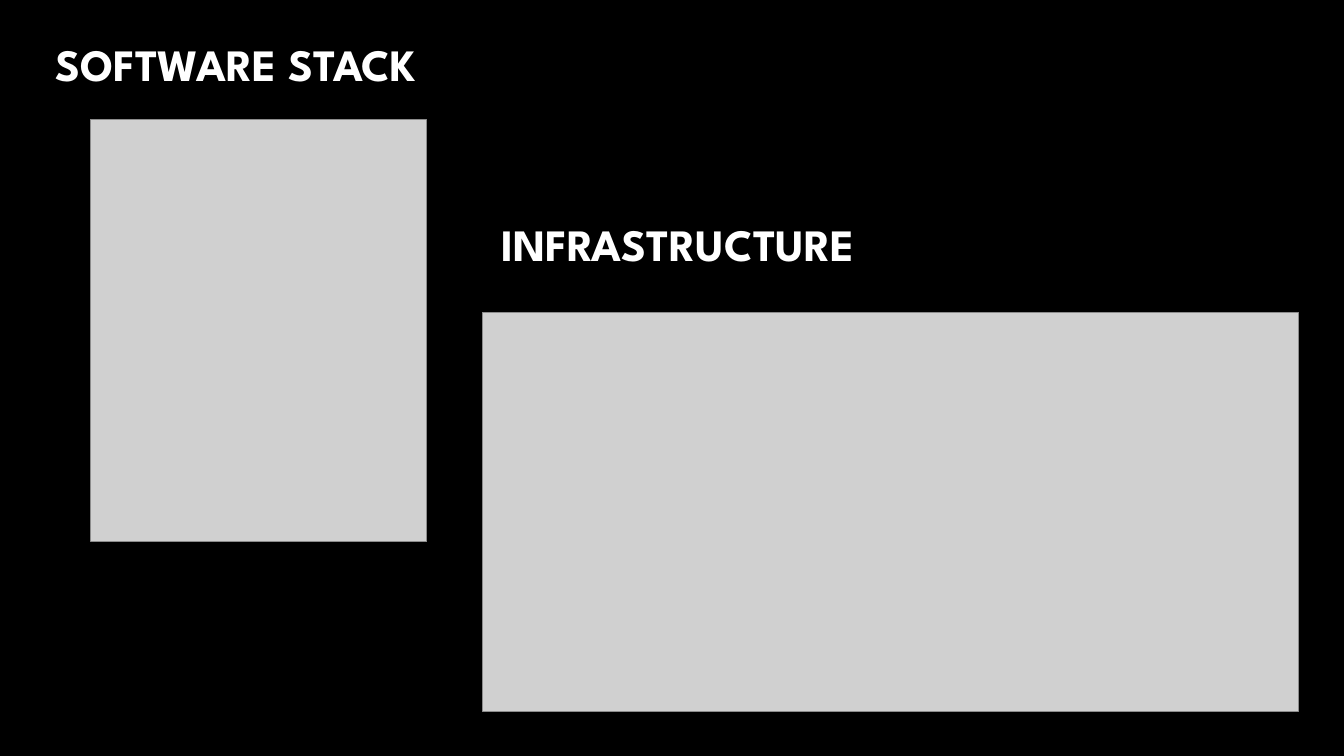
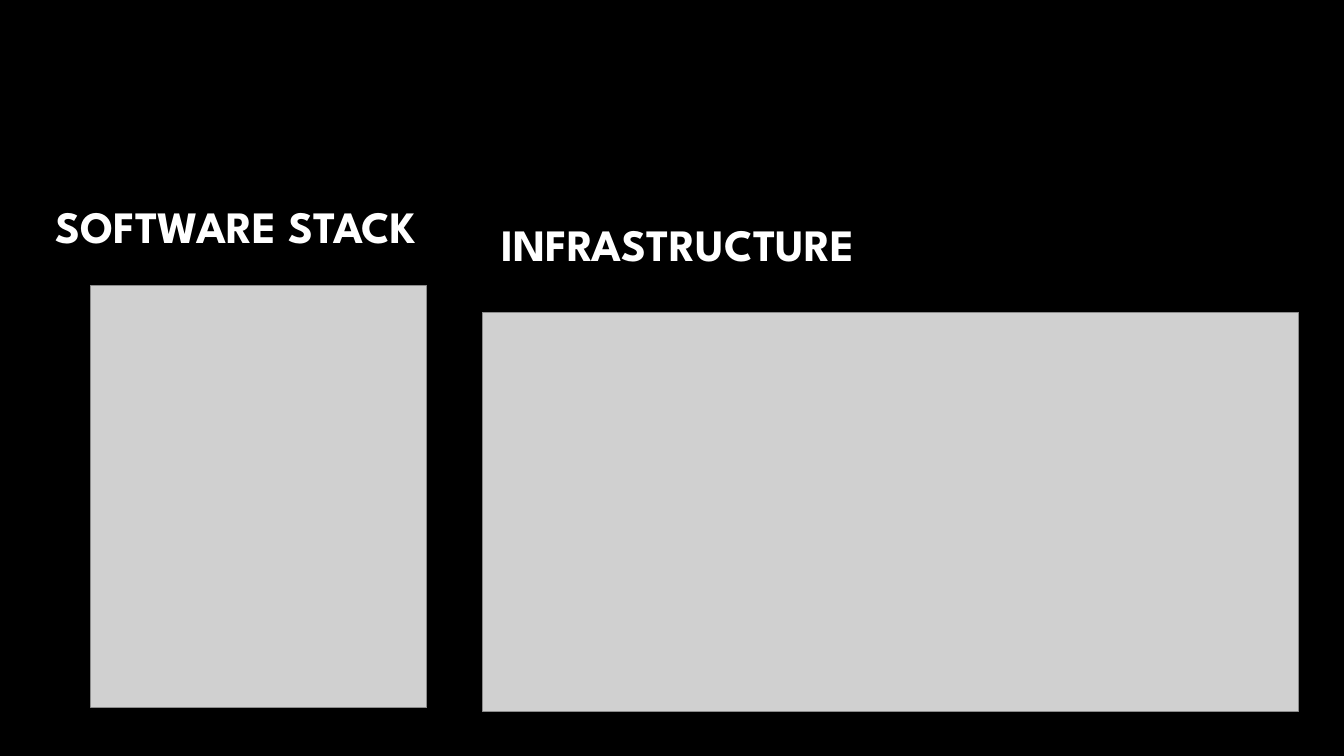
Before and after one commit to rlennon/CrowSoft, a slide deck: slide 8 of Documentation/CrowSoft.pptx (slide 6 before the commit). Drawn at 1344x756 pixels with LibreOffice and Linux fonts; fonts in the diff are those of the drawing; grey boxes stand for pictures; background and template pictures are left out. Boxes give left, top, right and bottom in pixels: in the first picture for what was removed or moved away, otherwise in the second. Text is boxed around its words. In the diff, an @@ line names an element or a change of style, - is before the commit and + after.

```diff
--- a/Documentation/CrowSoft.pptx
+++ b/Documentation/CrowSoft.pptx
@@ title "SOFTWARE STACK": place and size @@
-title "SOFTWARE STACK" at bbox=[56, 51, 416, 82]
+title "SOFTWARE STACK" at bbox=[56, 213, 416, 244]
@@ picture: place and size @@
-picture at bbox=[91, 120, 426, 542]
+picture at bbox=[91, 285, 426, 708]
```
Also in this commit, not shown: 3 other slides changed, 3 slides added, 1 slide removed.
